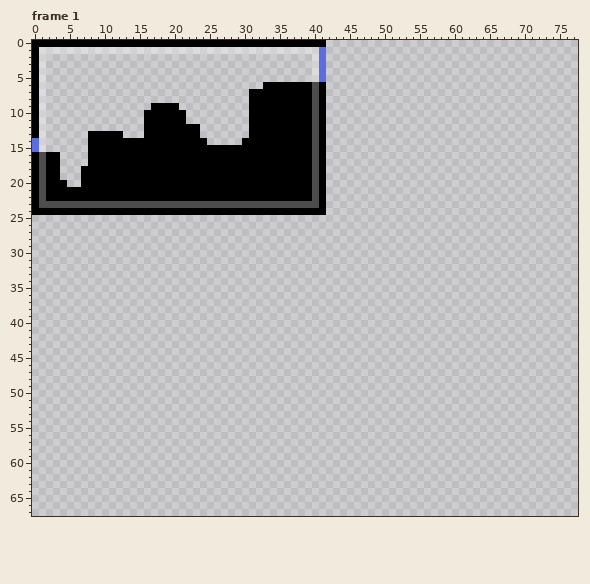
Pixel-art file: graphics/source/levels.aseprite. That is the earlier state.
100x100 pixels, 40 frames. Shown: frame 1: x 0..77, y 0..67. The old version is drawn lined up with the new one, on the new canvas. The commit also changed other frames, which this record leaves out.
After the commit:
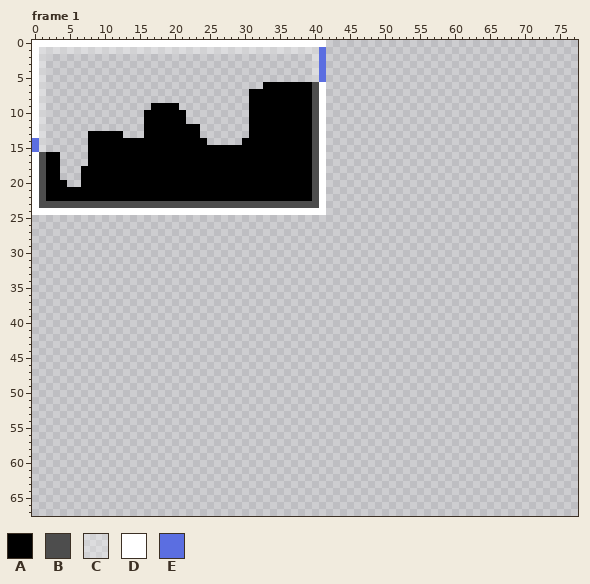
Palette (. is transparent): A #000000  B #4d4d4d  C #ffffff4d  D #ffffff  E #5b6ee1
The exact change:
canvas 100x100 -> 96x96 (the part of the old canvas that was cut away was empty and is not shown)
Frame 1:
The edit turns colour A into colour D in row 0 at x 0 to 41; in rows 1 to 5 at x 0; in rows 6 to 13 at x 0 and 41; in rows 14 to 15 at x 41; in rows 16 to 23 at x 0 and 41; in row 24 at x 0 to 41.
